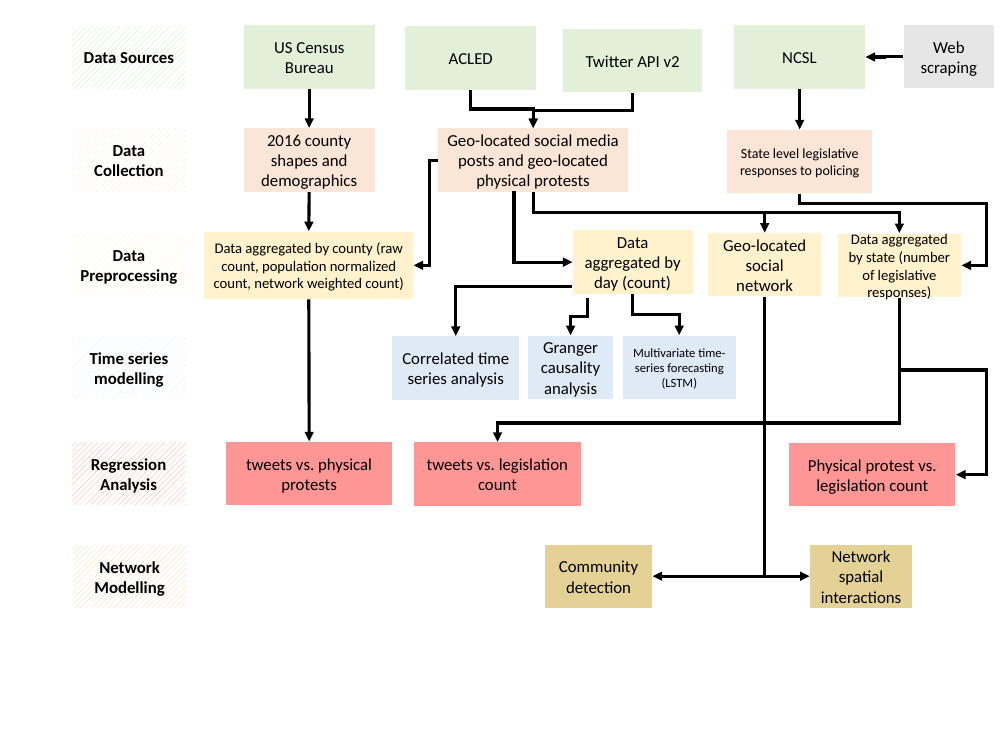
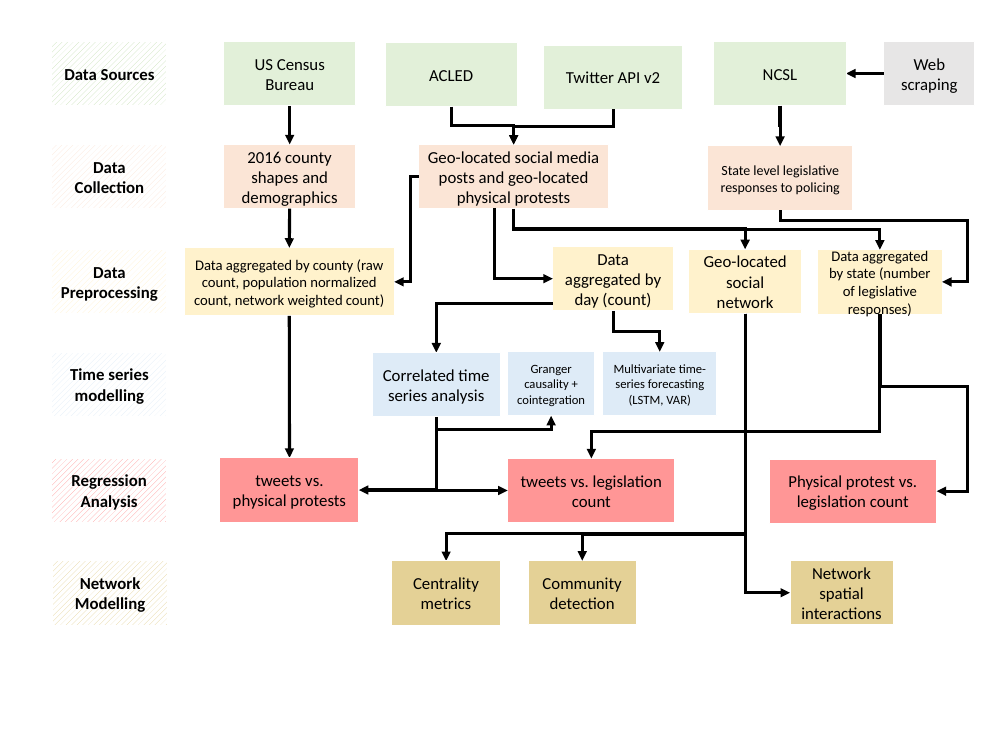
Before and after one commit to lnicoletti/hashtag_activism_protest, a slide deck: slide 1 of reports/Workflows.pptx. Drawn at 1008x756 pixels with LibreOffice and Linux fonts; fonts in the diff are those of the drawing. Boxes give left, top, right and bottom in pixels: in the first picture for what was removed or moved away, otherwise in the second. Text is boxed around its words. In the diff, an @@ line names an element or a change of style, - is before the commit and + after.

Commit message:
statistical tests for time series

```diff
--- a/reports/Workflows.pptx
+++ b/reports/Workflows.pptx
@@ elbow arrow moved from (903, 56) - (866, 57) to (884, 74) - (846, 74) @@
@@ elbow arrow removed from (587, 298) to (571, 335) @@
@@ elbow arrow added from (745, 313) to (447, 560), #000000 2.25 pt @@
@@ elbow arrow moved from (765, 297) - (653, 577) to (745, 313) - (583, 560) @@
@@ elbow arrow moved from (899, 297) - (498, 442) to (880, 314) - (592, 459) @@
@@ 23 rectangles, 13 elbow arrows, 2 arrows moved together from (x1=72, y1=25, x2=994, y2=609) to (x1=51, y1=41, x2=975, y2=625) @@
@@ text in rectangle at (x1=517, y1=365, x2=585, y2=406): text changed; size 12 to 9 pt @@
-Granger causality analysis
+Granger causality + cointegration
@@ text in rectangle at (x1=614, y1=364, x2=706, y2=406): text changed @@
-Multivariate time-series forecasting (LSTM)
+Multivariate time-series forecasting (LSTM, VAR)
@@ elbow arrow added from (436, 416) to (359, 490), #000000 2.25 pt @@
@@ elbow arrow added from (436, 416) to (508, 491), #000000 2.25 pt @@
@@ elbow arrow added from (436, 416) to (551, 416), #000000 2.25 pt @@
@@ rectangle "tweets vs. physical protests" resized from (x1=226, y1=442, x2=393, y2=506) to (x1=220, y1=458, x2=359, y2=522) @@
@@ rectangle "tweets vs. legislation count" moved from (x1=414, y1=442, x2=582, y2=506) to (x1=508, y1=459, x2=675, y2=523) @@
@@ rectangle added at (x1=392, y1=560, x2=500, y2=625), fill #BF9000 at 41% opacity, outline #FFFFFF 0.75 pt, 12 pt, text #000000 @@
+Centrality metrics
@@ rectangle "Community detection" moved from (x1=544, y1=544, x2=652, y2=609) to (x1=528, y1=560, x2=636, y2=625) @@
```
Also in this commit, not shown: 6 other files.
